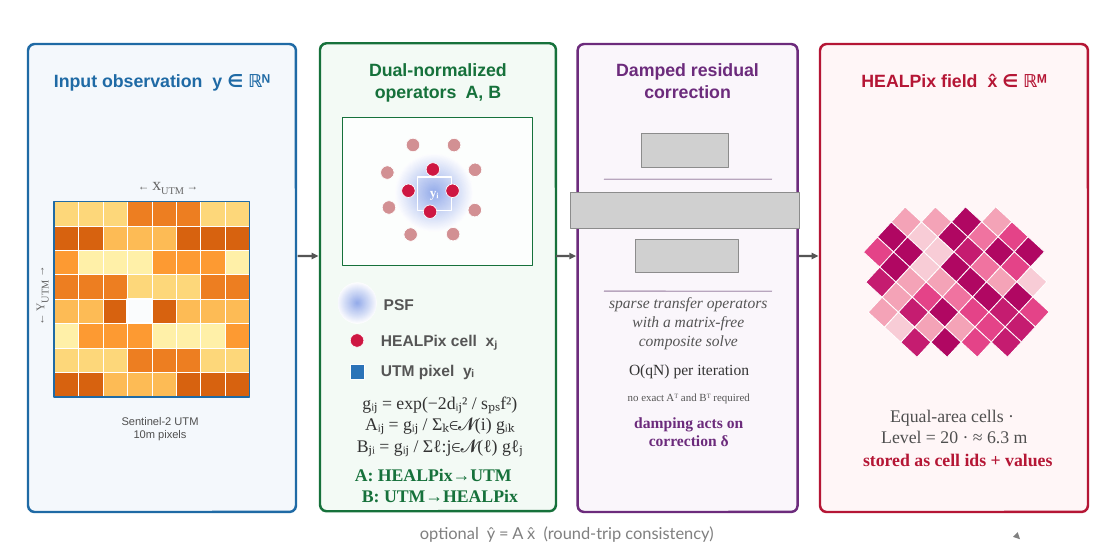
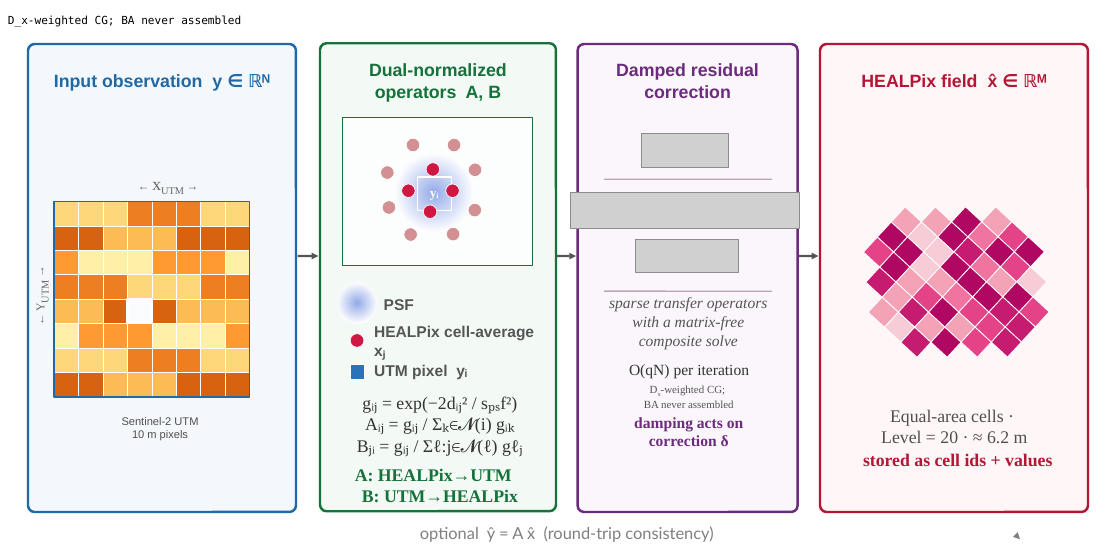
Before and after one commit to GRID4EARTH/healpix-resample, a slide deck: slide 1 of tex/figures/fig01_psf_healpix_workflow_editable.pptx. Drawn at 1120x560 pixels with LibreOffice and Linux fonts; fonts in the diff are those of the drawing; grey boxes stand for pictures. Boxes give left, top, right and bottom in pixels: in the first picture for what was removed or moved away, otherwise in the second. Text is boxed around its words. In the diff, an @@ line names an element or a change of style, - is before the commit and + after.

Commit message:
add overlap conservative

```diff
--- a/tex/figures/fig01_psf_healpix_workflow_editable.pptx
+++ b/tex/figures/fig01_psf_healpix_workflow_editable.pptx
@@ text added at (8, 15, 241, 27), 10 pt, text #000000 @@
+D_x-weighted CG; BA never assembled
@@ text at (374, 325, 534, 359): text changed @@
-HEALPix cell xⱼ
+HEALPix cell-average xⱼ
@@ text "UTM pixel yᵢ": place and size @@
-text "UTM pixel yᵢ" at (381, 364, 474, 379)
+text "UTM pixel yᵢ" at (374, 364, 467, 379)
@@ text at (644, 385, 733, 408): text changed @@
-no exact Aᵀ and Bᵀ required
+Dx-weighted CG;
+BA never assembled
@@ text at (132, 430, 188, 440): spaces changed @@
-10m pixels
+10 m pixels
@@ text at (881, 430, 1028, 443): text changed @@
-Level = 20 · ≈ 6.3 m
+Level = 20 · ≈ 6.2 m
```
